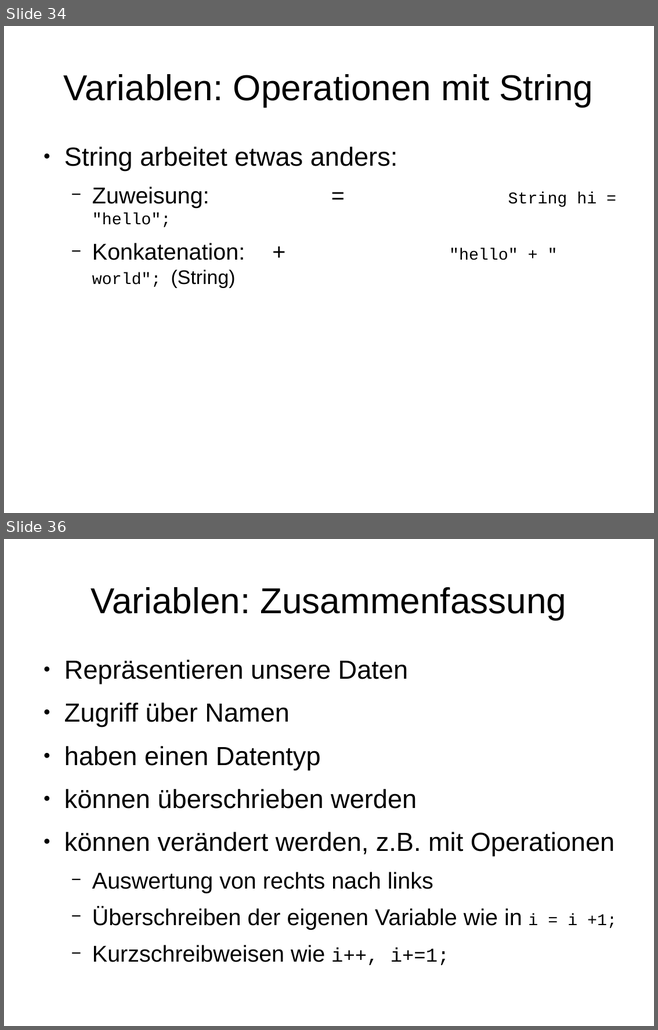
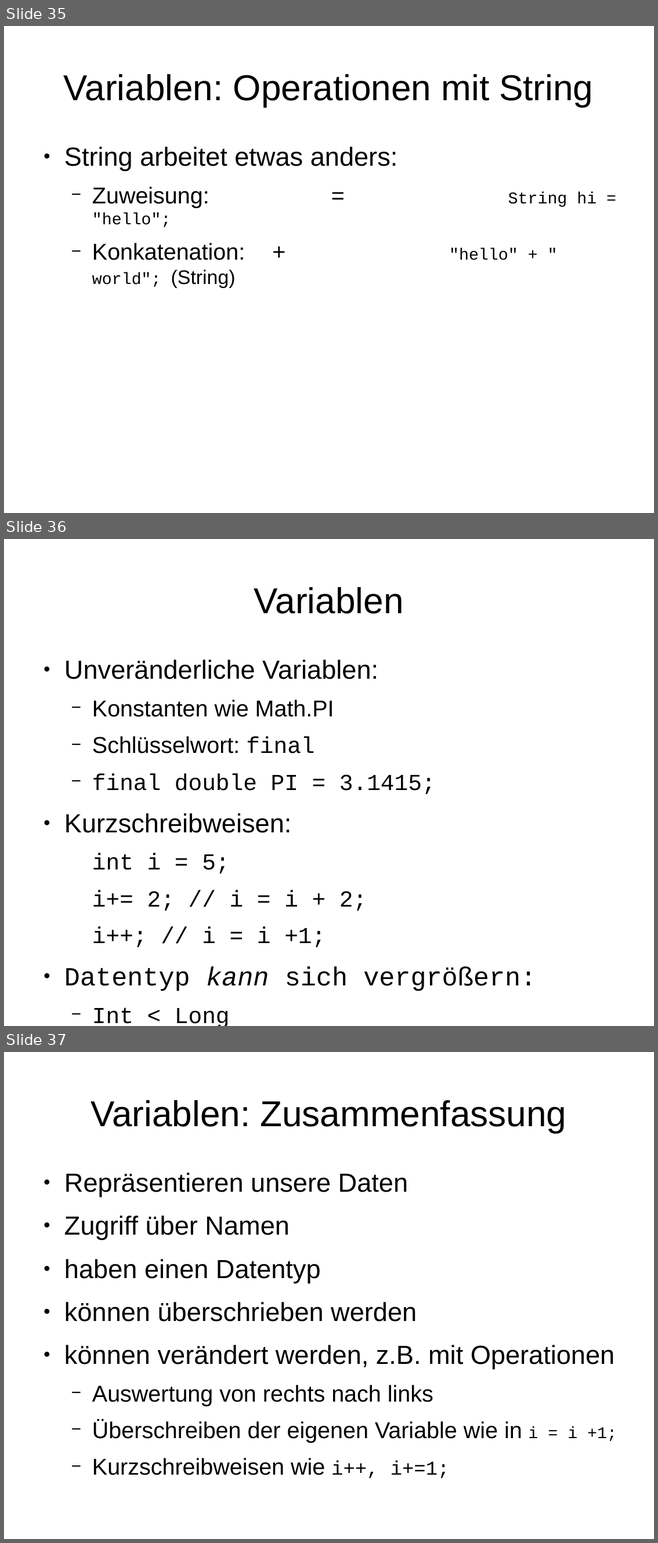
Before and after one commit to mn-io/hello-java, a slide deck: Folien.odp. Shown one above the other, each under a label of ours: slides 34 and 36 before the commit, slides 35, 36 and 37 after it; the slides between them are not shown. The pictures are 658x1030 and 658x1543 pixels, drawn with LibreOffice and Linux fonts; fonts in the diff are those of the drawing. Boxes give left, top, right and bottom in pixels: in the first picture for what was removed or moved away, otherwise in the second. Text is boxed around its words. In the diff, an @@ line names an element or a change of style, - is before the commit and + after.

```diff
--- a/Folien.odp
+++ b/Folien.odp
@@ slide 36 added at (x1=4, y1=539, x2=654, y2=1026), background #FFFFFF @@
@@ title added at (x1=254, y1=587, x2=404, y2=614), 44 pt, text #000000 @@
+Variablen
@@ text added at (x1=64, y1=660, x2=536, y2=1026), 28 pt, text #000000 @@
+● Unveränderliche Variablen:
+  − Konstanten wie Math.PI
+  − Schlüsselwort: final
+  − final double PI = 3.1415;
+● Kurzschreibweisen:
+  int i = 5;
+  i+= 2; // i = i + 2;
+  i++; // i = i +1;
+● Datentyp kann sich vergrößern:
+  − Int < Long
+  − Float ~ Int
@@ what was slide 34 is now slide 35 @@
@@ what was slide 36 is now slide 37 @@
```
Also in this commit, not shown: 10 slides changed, 1 other slide added, 7 other files.
